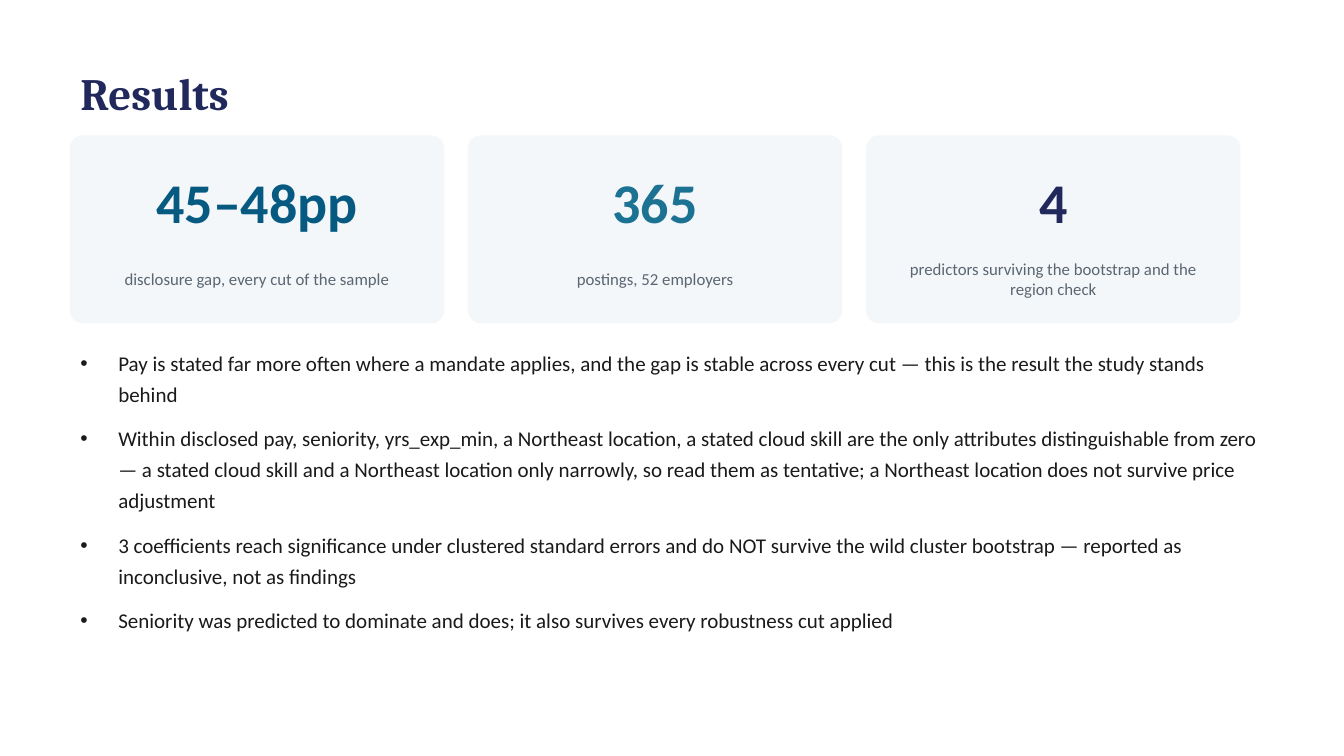
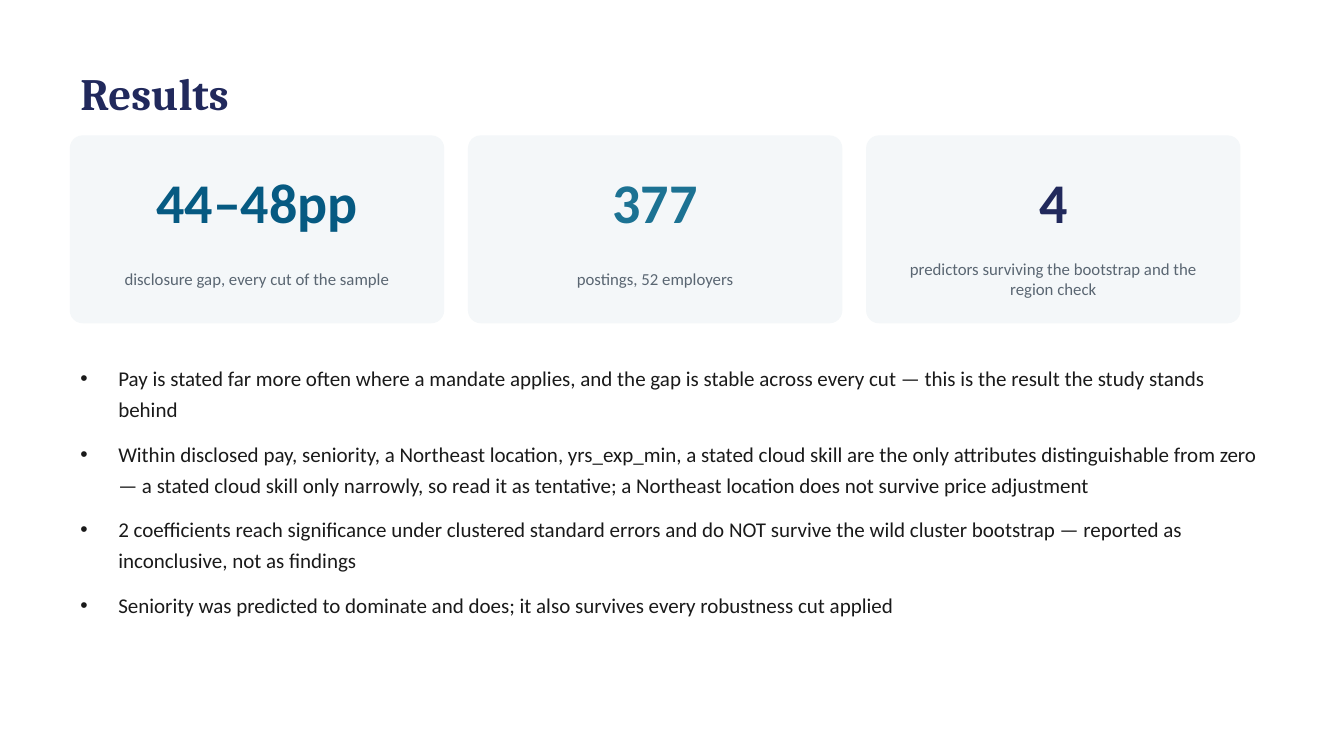
Before and after one commit to hendeal-cyber/Modern-Labor-Market-Data-Submission, a slide deck: slide 6 of paper/presentation.pptx. Drawn at 1344x756 pixels with LibreOffice and Linux fonts; fonts in the diff are those of the drawing. Boxes give left, top, right and bottom in pixels: in the first picture for what was removed or moved away, otherwise in the second. Text is boxed around its words. In the diff, an @@ line names an element or a change of style, - is before the commit and + after.

```diff
--- a/paper/presentation.pptx
+++ b/paper/presentation.pptx
@@ text at [156, 184, 357, 232]: text changed @@
-45–48pp
+44–48pp
@@ text at [613, 186, 698, 224]: text changed @@
-365
+377
@@ text at [118, 447, 1256, 572]: text changed @@
-• Within disclosed pay, seniority, yrs_exp_min, a Northeast location, a stated cloud skill are the only attributes distinguishable from zero — a stated cloud skill and a Northeast location only narrowly, so read them as tentative; a Northeast location does not survive price adjustment
-• 3 coefficients reach significance under clustered standard errors and do NOT survive the wild cluster bootstrap — reported as inconclusive, not as findings
+• Within disclosed pay, seniority, a Northeast location, yrs_exp_min, a stated cloud skill are the only attributes distinguishable from zero — a stated cloud skill only narrowly, so read it as tentative; a Northeast location does not survive price adjustment
+• 2 coefficients reach significance under clustered standard errors and do NOT survive the wild cluster bootstrap — reported as inconclusive, not as findings
```
Also in this commit, not shown: 3 other slides changed, 17 other files.
